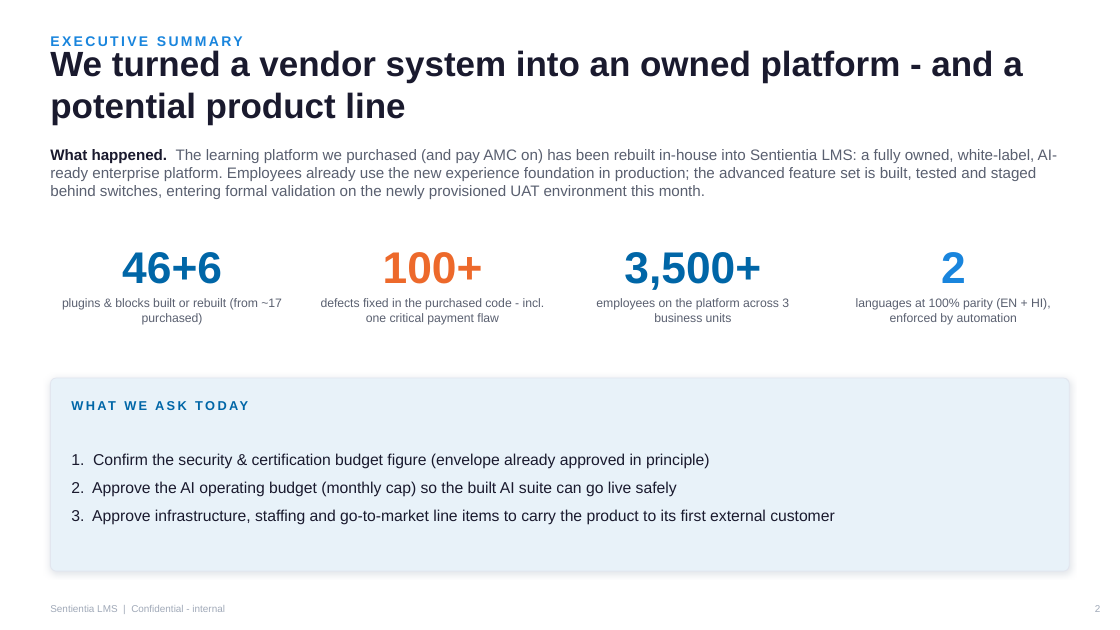
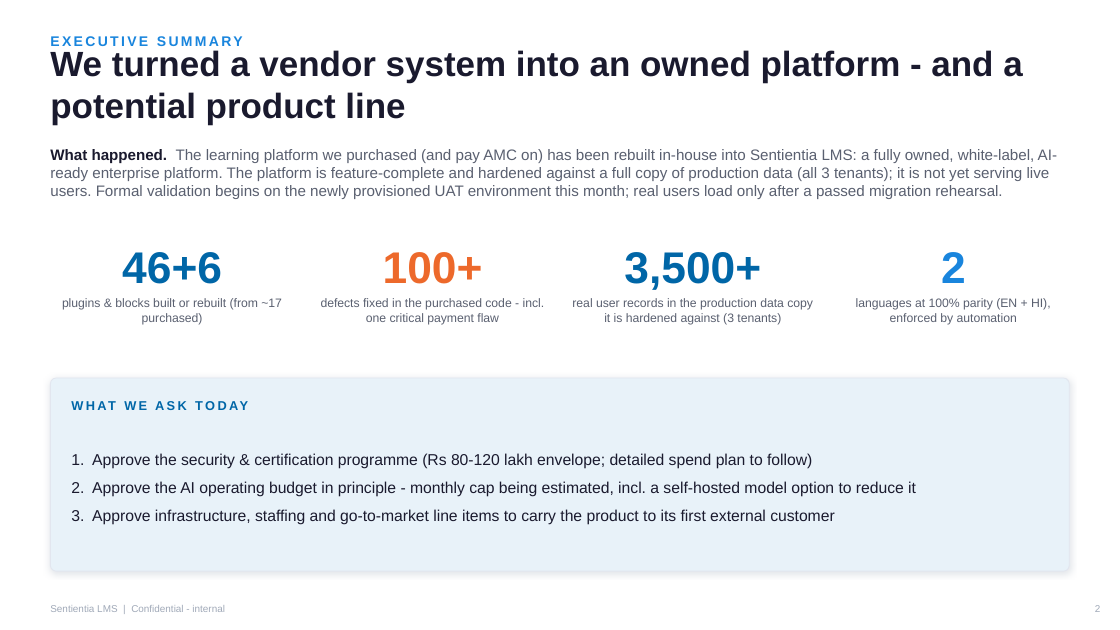
Before and after one commit to nitin-rajput-learning-tech/Airpay-Academy2.0, a slide deck: slide 2 of moodle-enhancement/docs/business/SENTIENTIA-EXECUTIVE-DECK-2026-08-21.pptx. Drawn at 1120x630 pixels with LibreOffice and Linux fonts; fonts in the diff are those of the drawing. Boxes give left, top, right and bottom in pixels: in the first picture for what was removed or moved away, otherwise in the second. Text is boxed around its words. In the diff, an @@ line names an element or a change of style, - is before the commit and + after.

```diff
--- a/moodle-enhancement/docs/business/SENTIENTIA-EXECUTIVE-DECK-2026-08-21.pptx
+++ b/moodle-enhancement/docs/business/SENTIENTIA-EXECUTIVE-DECK-2026-08-21.pptx
@@ text at (50,149,1057,199): text changed @@
-What happened. The learning platform we purchased (and pay AMC on) has been rebuilt in-house into Sentientia LMS: a fully owned, white-label, AI-ready enterprise platform. Employees already use the new experience foundation in production; the advanced feature set is built, tested and staged behind switches, entering formal validation on the newly provisioned UAT environment this month.
+What happened. The learning platform we purchased (and pay AMC on) has been rebuilt in-house into Sentientia LMS: a fully owned, white-label, AI-ready enterprise platform. The platform is feature-complete and hardened against a full copy of production data (all 3 tenants); it is not yet serving live users. Formal validation begins on the newly provisioned UAT environment this month; real users load only after a passed migration rehearsal.
@@ text at (572,298,813,325): text changed @@
-employees on the platform across 3 business units
+real user records in the production data copy it is hardened against (3 tenants)
@@ text at (71,453,916,497): text changed @@
-1. Confirm the security & certification budget figure (envelope already approved in principle)
-2. Approve the AI operating budget (monthly cap) so the built AI suite can go live safely
+1. Approve the security & certification programme (Rs 80-120 lakh envelope; detailed spend plan to follow)
+2. Approve the AI operating budget in principle - monthly cap being estimated, incl. a self-hosted model option to reduce it
```
Also in this commit, not shown: 9 other slides changed, 1 other file.
